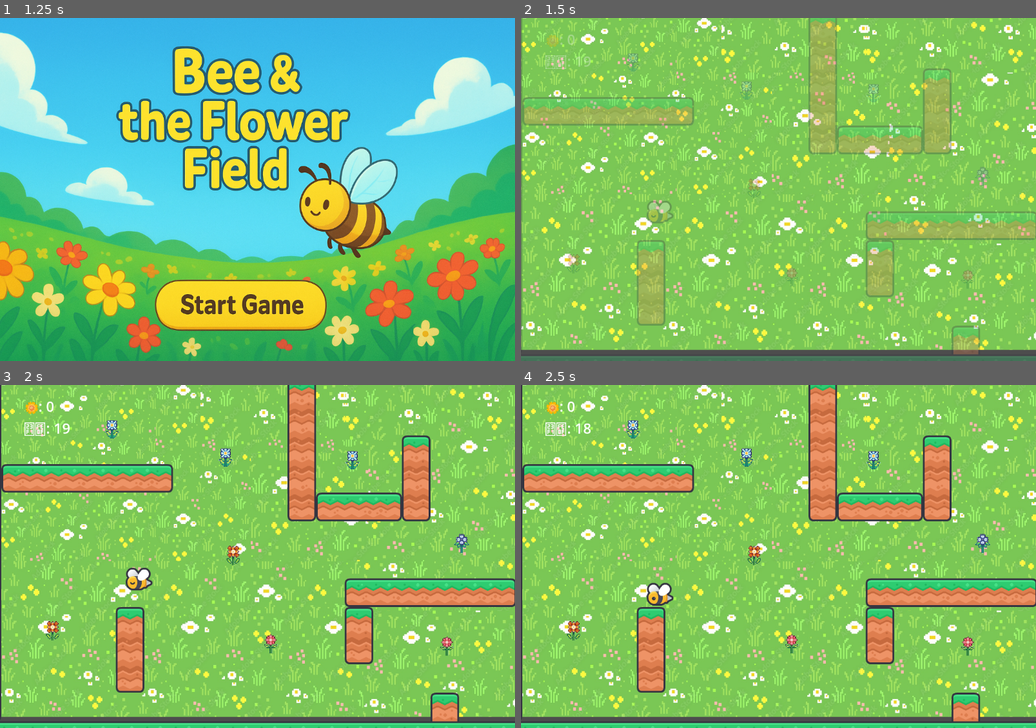
Above: before the commit, frames 1-4 (two rows, left to right).
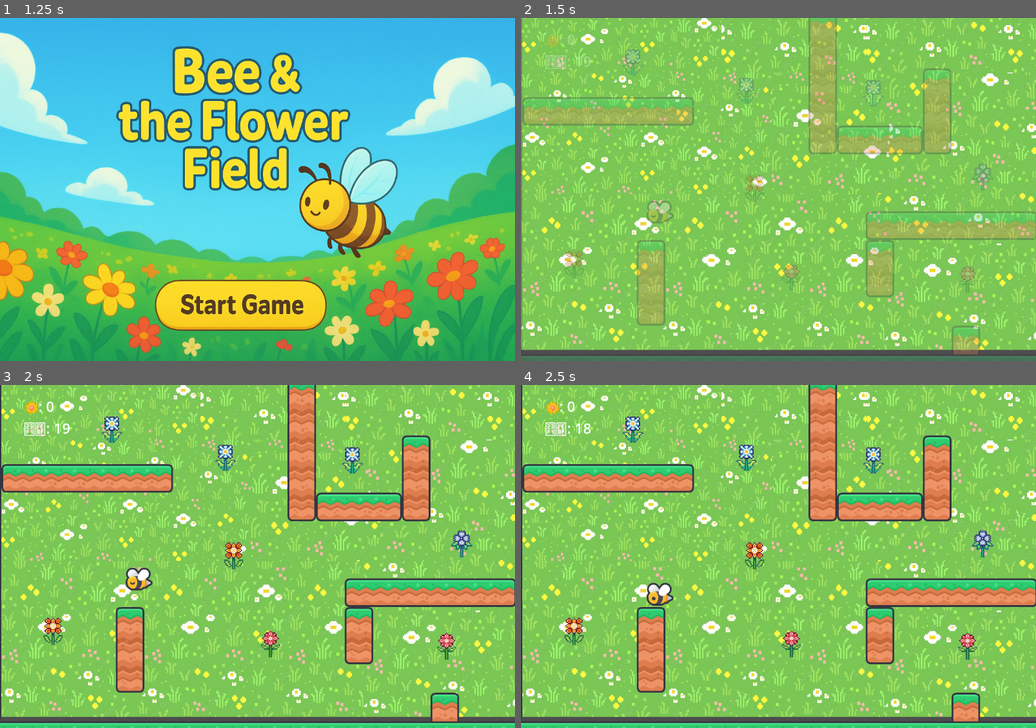
Above: after the commit, the same moments.

Repository: Lea-poh/SpringHunt
Game: Godot game, scene res://scenes/main.tscn
The game is run twice, just before and just after one commit, with the same random seed, the same clock (stepped at 60 frames per second) and the same inputs.
Inputs (mouse positions are in pixels of both pictures, inside the frame that each line leads up to):
- Up to frame 1 (1.25 s): hold Right (ui_right) from 0.53 s (still down)
- Up to frame 2 (1.5 s): release Right (ui_right) at 1.25 s; click (763, 306) at 1.25 s
- Up to frame 3 (2 s): no input
- Up to frame 4 (2.5 s): hold Down (ui_down) from 2.03 s (still down)

Frame 1 is identical in both runs. In frame 2, 0.9% of the frame differs, in the area x 8-92%, y 9-81%; in frame 3, 1.4%; in frame 4, 1.4%.

Commit message:
coin sound

Diff:
--- a/scenes/Flower.tscn
+++ b/scenes/Flower.tscn
@@ -5,7 +5,7 @@
 
 [sub_resource type="CapsuleShape2D" id="CapsuleShape2D_pdn8b"]
 radius = 22.0
-height = 54.0
+height = 70.0
 
 [node name="Flower" type="Node2D" groups=["Flowers"]]
 position = Vector2(74, -153)
@@ -14,8 +14,8 @@
 [node name="Area2D" type="Area2D" parent="."]
 
 [node name="Sprite2D" type="Sprite2D" parent="Area2D"]
-position = Vector2(-2, -1)
-scale = Vector2(0.17500396, 0.17500398)
+position = Vector2(-1.999999, -4.7683716e-06)
+scale = Vector2(0.25337878, 0.24520811)
 texture = ExtResource("2_sae6b")
 
 [node name="CollisionShape2D" type="CollisionShape2D" parent="Area2D"]
Not shown, changed: .DS_Store
Not shown, changed: assets/.DS_Store
Not shown, added: assets/sfx_coin.ogg
